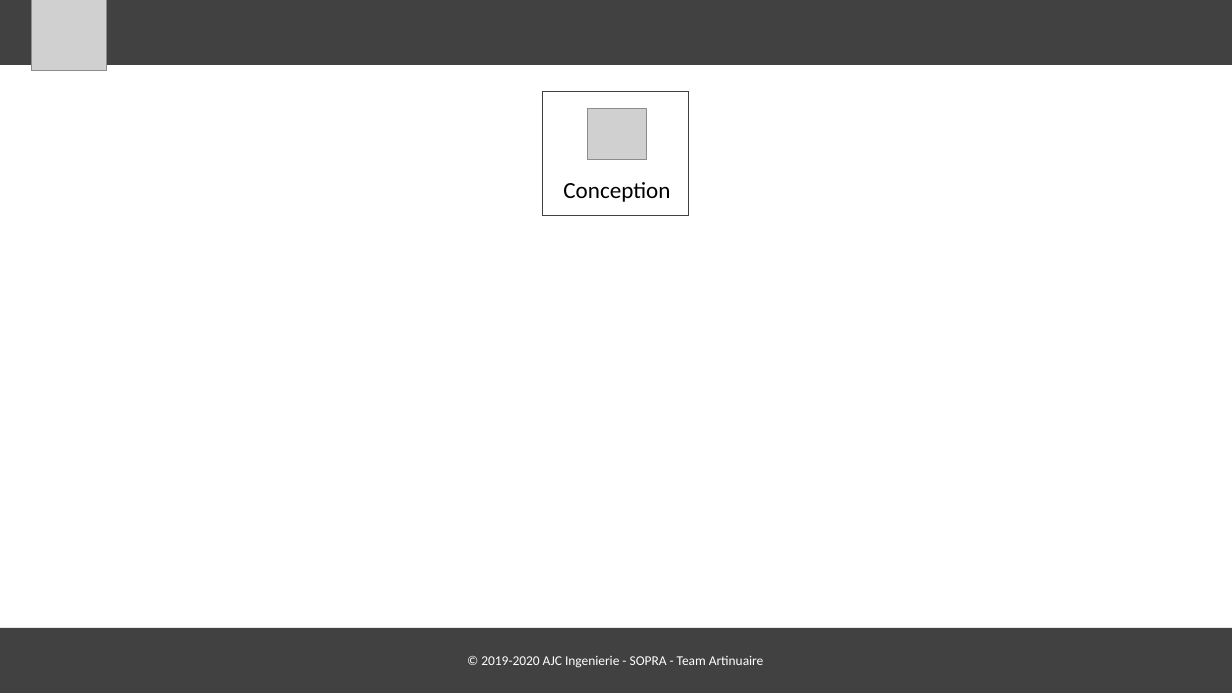
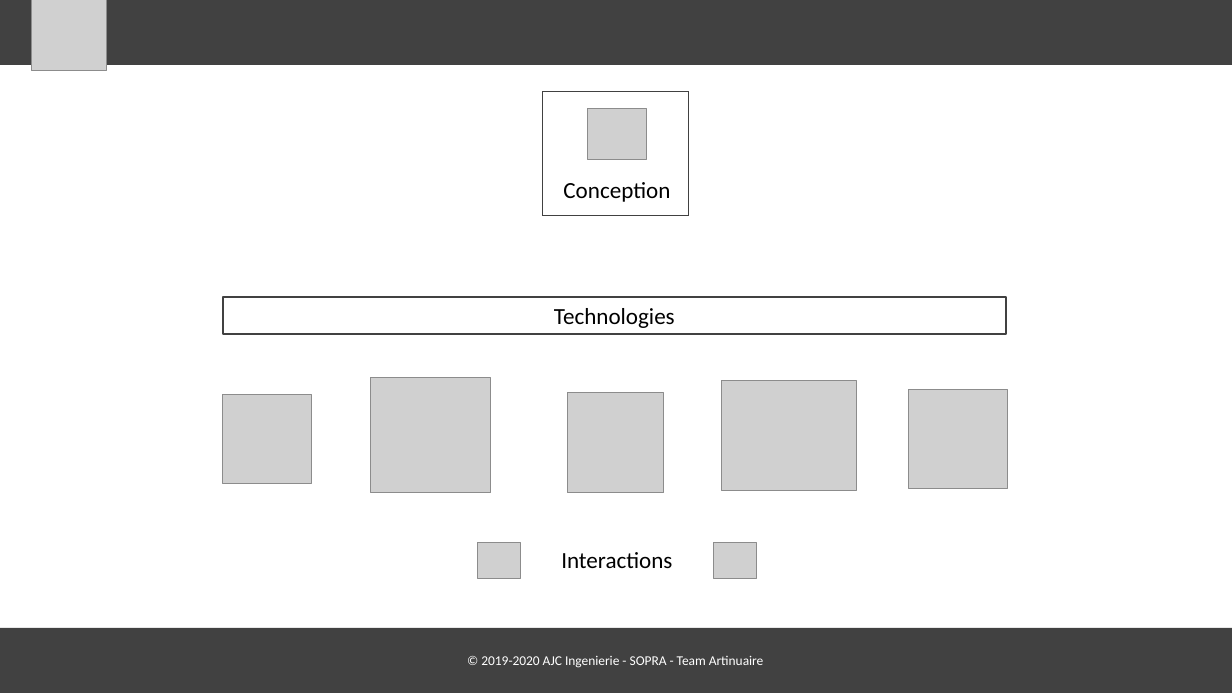
Before and after one commit to alredinor/diapo, a slide deck: slide 7 of alban.pptx (slide 6 before the commit). Drawn at 1232x693 pixels with LibreOffice and Linux fonts; fonts in the diff are those of the drawing; grey boxes stand for pictures. Boxes give left, top, right and bottom in pixels: in the first picture for what was removed or moved away, otherwise in the second. Text is boxed around its words. In the diff, an @@ line names an element or a change of style, - is before the commit and + after.

```diff
--- a/alban.pptx
+++ b/alban.pptx
@@ rectangle added at (x1=223, y1=298, x2=1006, y2=335), outline #414141 1.5 pt, 18 pt, text #000000 @@
+Technologies
@@ picture added at (x1=371, y1=378, x2=491, y2=493) @@
@@ picture added at (x1=721, y1=380, x2=856, y2=490) @@
@@ picture added at (x1=223, y1=395, x2=311, y2=483) @@
@@ picture added at (x1=567, y1=393, x2=665, y2=493) @@
@@ picture added at (x1=909, y1=390, x2=1007, y2=489) @@
@@ picture added at (x1=478, y1=543, x2=520, y2=579) @@
@@ text added at (x1=561, y1=552, x2=672, y2=568), 18 pt, text #000000 @@
+Interactions
@@ picture added at (x1=714, y1=543, x2=756, y2=579) @@
```
Also in this commit, not shown: 5 other slides changed, 1 slide added, 1 slide removed.
